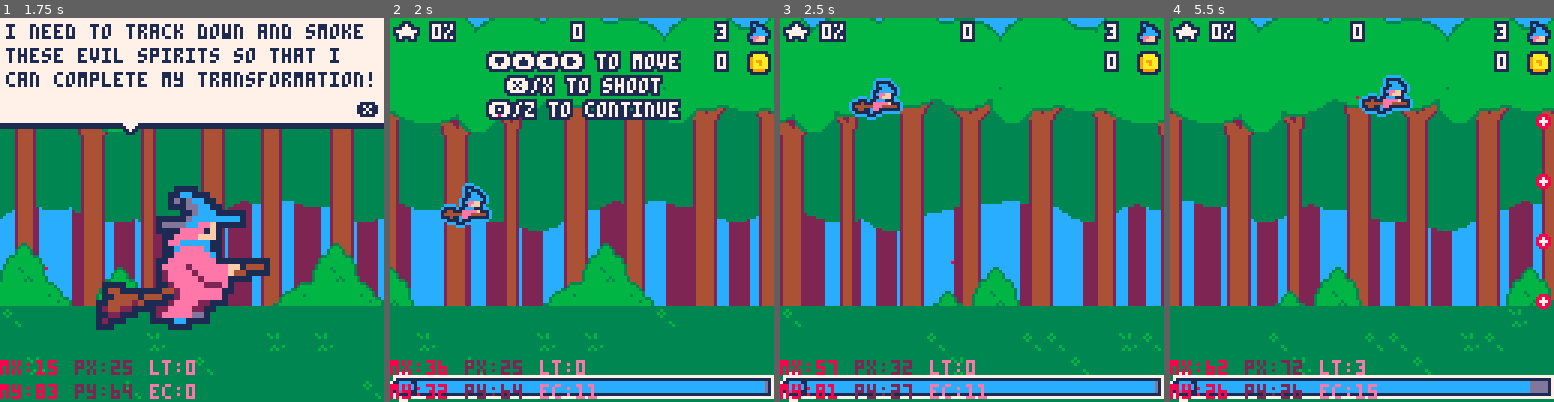
Above: before the commit, frames 1-4 (left to right).
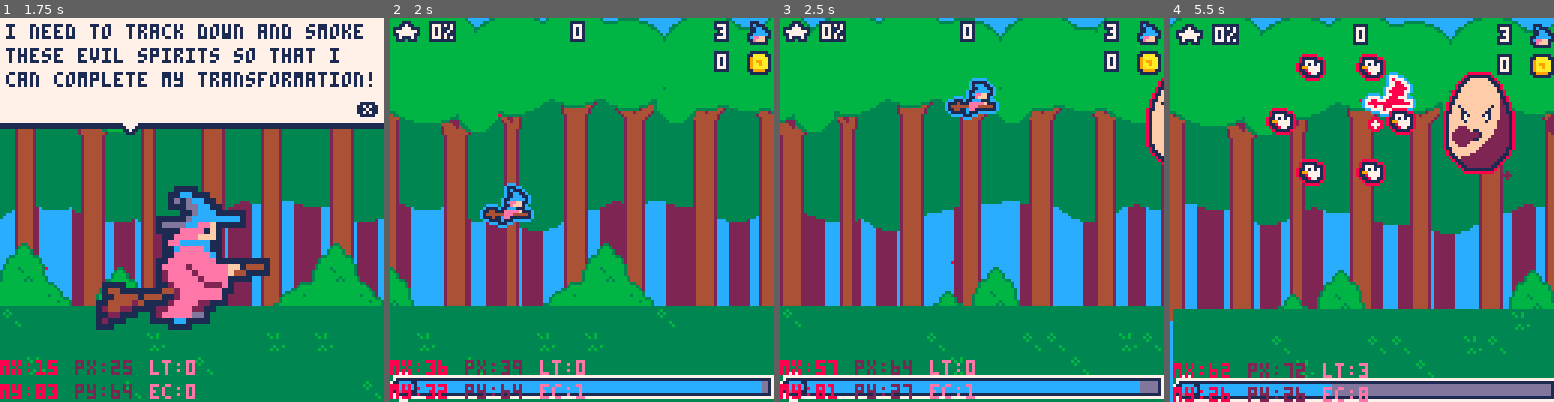
Above: after the commit, the same moments.

Repository: roseblack02/pico8-witch_blaster
Game: PICO-8 cartridge witch_blaster.p8
The game is run twice, just before and just after one commit, with the same random seed, the same clock (stepped at 60 frames per second) and the same inputs.
Inputs (mouse positions are in pixels of both pictures, inside the frame that each line leads up to):
- Up to frame 1 (1.75 s): tap X (X key) at 0.33, 1.07 s; click (280, 121) at 0.67 s; tap O (Z key) at 0.7, 1.7 s; click (46, 267) at 1.22 s; hold Right from 1.6 s (still down)
- Up to frame 2 (2 s): keep holding Right; click (497, 114) at 1.77 s; tap X (X key) at 1.85 s
- Up to frame 3 (2.5 s): release Right at 2.1 s; tap O (Z key) at 2.1 s; hold Up 2.15-2.42 s; click (952, 259) at 2.32 s; hold Right from 2.47 s (still down)
- Up to frame 4 (5.5 s): tap O (Z key) every 0.4 s from 2.5 to 5.3 s; click (1404, 106) at 2.87 s; tap X (X key) at 2.97, 4.08, 5.2 s; release Right at 3.03 s; hold Left 3.08-3.58 s; click (1465, 256) at 3.42 s; hold Down 3.63-3.97 s; click (1231, 102) at 3.97 s; hold Right 4.02-4.68 s; click (1292, 248) at 4.52 s; hold Up 4.73-5.03 s; click (1354, 94) at 5.07 s; hold Left from 5.08 s (still down)

Frame 1 is identical in both runs. In frame 2, 8.6% of the frame differs, in the area x 13-98%, y 8-100%; in frame 3, 3.0%; in frame 4, 30%, in the area x 0-100%, y 0-100%.

Commit message:
working on sprites and end animation
you can also press both left and right at the same time for extra damage and no e drain in the menu

Diff:
--- a/witch_blaster.p8
+++ b/witch_blaster.p8
@@ -10,6 +10,7 @@
 	refine egg boss level
 
 	game music
+	end screen music
 	at least 1 boss song ideally 2
 
 	make little ending animation (say something frickin cool like "get smoked babee B)")
@@ -34,6 +35,9 @@
 	menu_colour={7,7,7}
 	text_flash=7
 
+	--cheats for testing
+	test_cheats=false
+
 	--intro
 	intro_x,intro_y=32,64
 	intro_angle=0
@@ -47,7 +51,7 @@
 	--get level info from text file
 	#include levels.lua
 	levels={level1,level2,level3,level4,level5,level6,level7}
-	level=1
+	level=7
 	level_timer=0
 	wave1,wave2,wave3=true,false,false
 	level_clear=false
@@ -56,6 +60,10 @@
 
 	--tutorial info
 	pause,tutorial_state,tutorial_text=false,1,{{"⬇️⬆️⬅️➡️ to move","❎/x to shoot","🅾️/z to continue"},{"your estrogen is" …(237 unchanged characters)…
+
+	--final boss animation
+	boss_dead=false
+	circle_size=0
 
 	--store
 	blink_timer=0
@@ -340,6 +348,9 @@
 		end
 	end
 
+	--enable cheats
+	if(btnp(0) and btnp(1) and not test_cheats) test_cheats=true sfx(6)
+
 	--flash button prompts
 	if(frame>30) text_flash=7 else text_flash=12
 
@@ -442,7 +453,7 @@
 			pickup:update()
 		end
 
-		if(not player.dead)player:update()
+		if(not player.dead and not boss_dead)player:update()
 	end
 
 	--side scrolling
@@ -634,6 +645,11 @@
 		if(tutorial_state==2)sspr(56,0,16,16,48,85,32,32)
 		if(tutorial_state==4)spr(7,1,10,2,2,false,true)
 	end
+
+	--final boss animation
+	if boss_dead then
+		circfill(104,64,circle_size,7)
+	end
 end
 
 function update_shop()
@@ -755,7 +771,7 @@
 end
 
 function draw_end()
-
+	cls(7)
 end
 -->8
 --objects
@@ -797,7 +813,7 @@
 					del(bullet_objs,bullet)
 
 					--delete self if dead
-					if self.hp<1 then
+					if self.hp<1 and not self.final_boss then
 						del(enemy_objs,self)
 						player.points+=self.points
 						--randomly drop a pickup
@@ -1055,41 +1071,61 @@
 		points=2000,
 		angle=0,
 		boss=true,
+		final_boss=true,
 		spawn_count=0,
 		move_timer=0,
 		angle=0,
 		update=function(self)
-			--move forward then stop when in on the right side of the screen
-			if(self.x>104) self.x-=0.4
-
-     		--move up and down
-     		if(self.move_timer>900)self.move_timer=0
-     		self.move_timer+=1
-
-     		if(self.move_timer<300)self.y-=1 self.y=mid(34,self.y,94)
-     		if(self.move_timer>300 and self.move_timer<600)self.y+=1 self.y=mid(34,self.y,64)
-     		if(self.move_timer>600)self.y+=1 self.y=mid(34,self.y,94)
-
-			self:check_collision(self)
-
-			for i=0,1 do
-				self:shoot_player(self,0,8)
-			end
-
-			--spawn chickens
-			if (self.spawn_count>300) self.spawn_count=0
-			self.spawn_count+=1
-			if self.spawn_count==100 then
-				--spawn in a circle around boss
-				for i=1,6 do
-					self.angle+=60
-					make_chicken(self.x+20*cos(self.angle/360),self.y+20*sin(self.angle/360))
+			if not boss_dead then
+				--move forward then stop when in on the right side of the screen
+				if(self.x>104) self.x-=0.4
+
+	     		--move up and down
+	     		if(self.move_timer>900)self.move_timer=0
+	     		self.move_timer+=1
+
+	     		if(self.move_timer<300)self.y-=1 self.y=mid(34,self.y,94)
+	     		if(self.move_timer>300 and self.move_timer<600)self.y+=1 self.y=mid(34,self.y,64)
+	     		if(self.move_timer>600)self.y+=1 self.y=mid(34,self.y,94)
+
+				for i=0,1 do
+					self:shoot_player(self,0,8)
+				end
+
+				--spawn chickens
+				if (self.spawn_count>300) self.spawn_count=0
+				self.spawn_count+=1
+				if self.spawn_count==100 then
+					--spawn in a circle around boss
+					for i=1,6 do
+						self.angle+=60
+						make_chicken(self.x+20*cos(self.angle/360),self.y+20*sin(self.angle/360))
+					end
+				else
+					self.angle=0
+				end
+
+				self:despawn(self)
+				self:check_collision(self)
+
+				--death animation
+				if self.hp<1 then
+					boss_dead=true
 				end
 			else
-				self.angle=0
-			end
-
-			self:despawn(self)
+				--stop music
+				music(-1)
+
+				--move boss to center
+				if(self.y<64)self.y+=0.5
+				if(self.y>64)self.y-=0.5
+
+				--grow circle
+				if(self.y==64)circle_size+=0.5 circle_size=mid(0,circle_size,128,7) sfx(9)
+
+				--screen shake when circle is growing then stop and go to end state
+				if(circle_size>126)del(enemy_objs,self) camera(0,0) state="end" music(2) else screen_shake(0.05)
+			end
 		end,
 		draw=function(self)
 			outlined_sprites(self.sprite,8,self.x-12,self.y-16,3,4)
@@ -1332,6 +1368,9 @@
 		player.lives,player.dmg,player.mag_level,player.blast_dur,player.e_gained,player.e_drain=3,1,0,2,5,0.15
 		e_upgrades,drain_upgrades,dmg_upgrades,blast_upgrades,magic_upgrades=1,1,1,1
 	end
+
+	--test cheats
+	if (test_cheats) player.e_drain=0 player.dmg=10
 
 	--change to game
 	state="game"
Not shown, changed: the sound effects (__sfx__) section of witch_blaster.p8
Not shown, added: sprites.kra
Not shown, added: sprites.kra~
Not shown, changed: sprites.png
Not shown, removed: sprites.png.kra
Not shown, removed: sprites.png.kra~
Not shown, changed: sprites.png~
